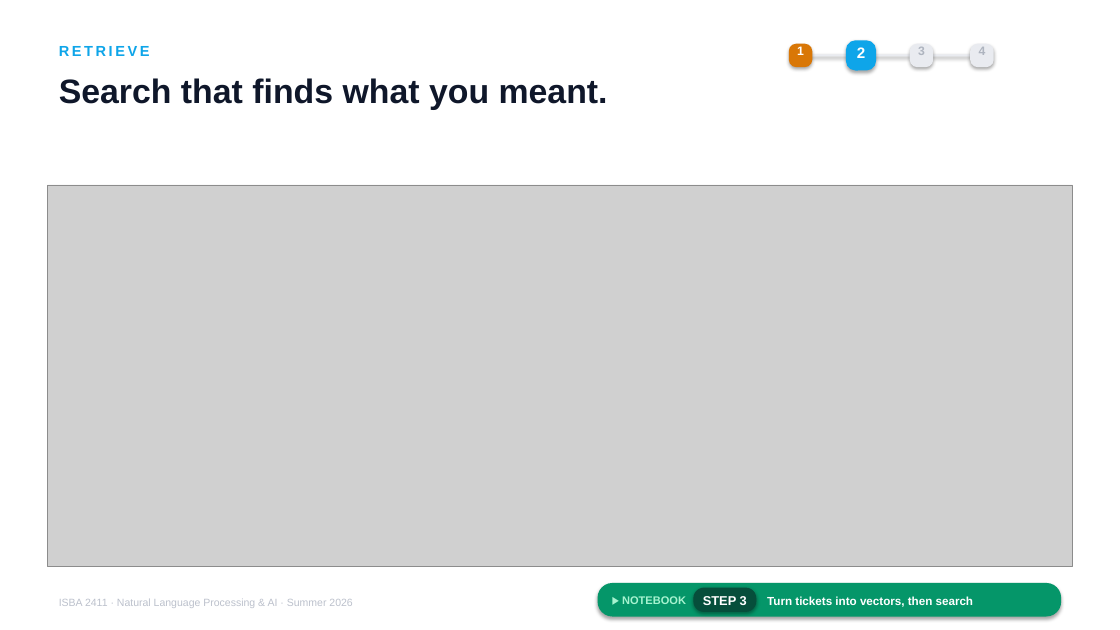
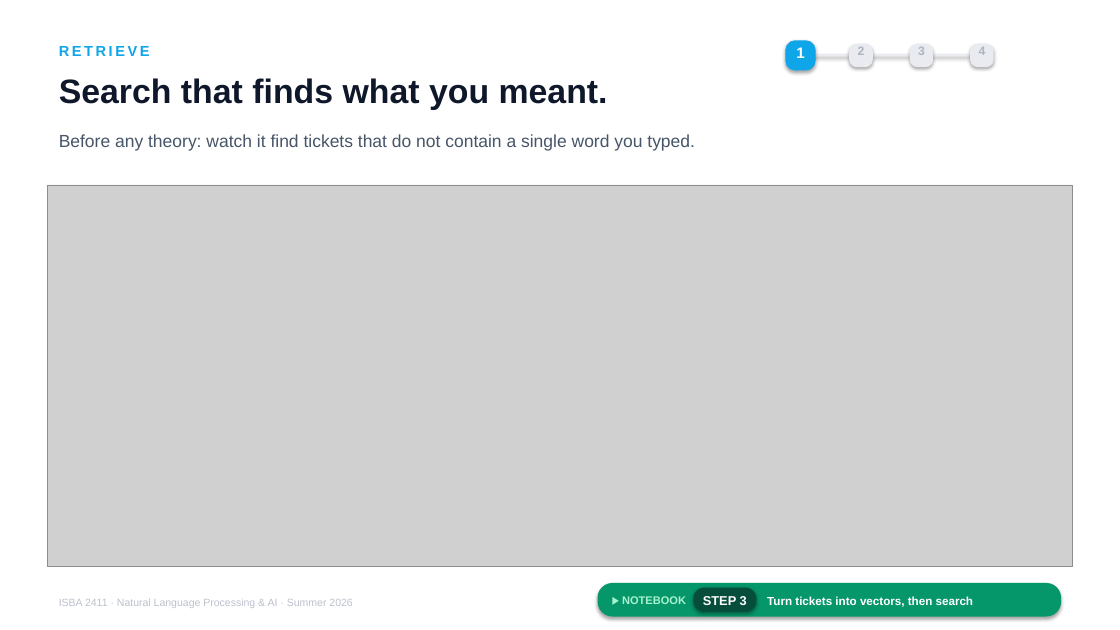
Before and after one commit to JulesMalin/isba2411-nlp, a slide deck: slide 6 of Week 7/L13_Support_Copilot.pptx (slide 13 before the commit). Drawn at 1120x630 pixels with LibreOffice and Linux fonts; fonts in the diff are those of the drawing; grey boxes stand for pictures. Boxes give left, top, right and bottom in pixels: in the first picture for what was removed or moved away, otherwise in the second. Text is boxed around its words. In the diff, an @@ line names an element or a change of style, - is before the commit and + after.

```diff
--- a/Week 7/L13_Support_Copilot.pptx
+++ b/Week 7/L13_Support_Copilot.pptx
@@ text "1" at box(796, 47, 804, 58): size 10.5 to 13 pt @@
@@ rounded rectangle: place and size @@
-rounded rectangle at box(846, 40, 876, 71)
+rounded rectangle at box(786, 40, 816, 71)
@@ text "2" at box(858, 47, 865, 55): size 13 to 10.5 pt, text colour #FFFFFF to #AEB4BF @@
@@ rounded rectangle: place and size @@
-rounded rectangle at box(789, 44, 812, 67)
+rounded rectangle at box(849, 44, 873, 67)
@@ rounded rectangle at box(849, 44, 873, 67): fill #D97706 to #E9EBF0 @@
@@ text added at box(59, 134, 695, 151), 15 pt, text #475569 @@
+Before any theory: watch it find tickets that do not contain a single word you typed.
```
Also in this commit, not shown: 12 other slides changed, 1 slide added, 5 slides removed.
